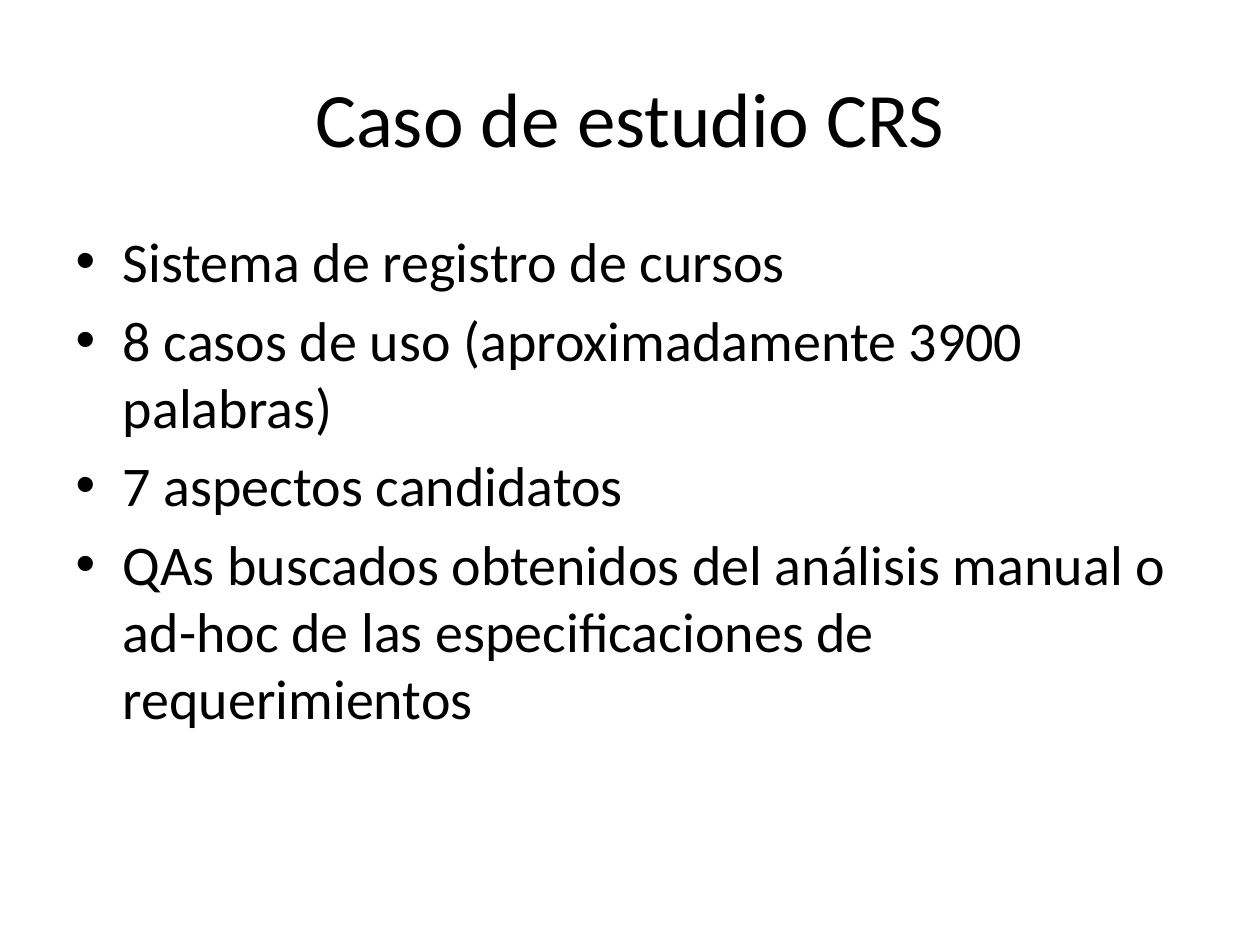
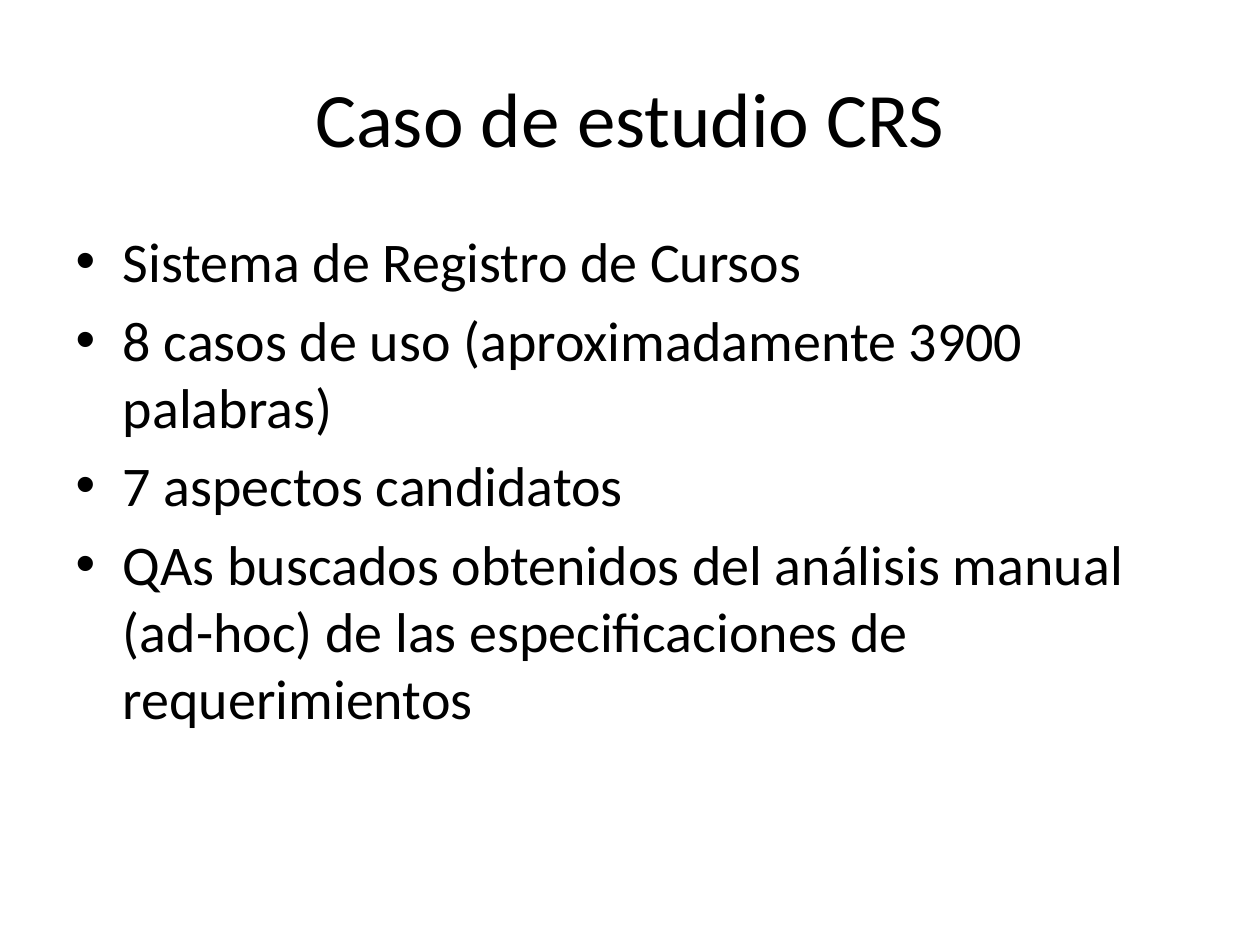
Before and after one commit to alejandrorago/qatesis2, a slide deck: slide 14 of Capitulos Finales/filiminasPeladas.pptx. Drawn at 1260x945 pixels with LibreOffice and Linux fonts; fonts in the diff are those of the drawing. Boxes give left, top, right and bottom in pixels: in the first picture for what was removed or moved away, otherwise in the second. Text is boxed around its words. In the diff, an @@ line names an element or a change of style, - is before the commit and + after.

```diff
--- a/Capitulos Finales/filiminasPeladas.pptx
+++ b/Capitulos Finales/filiminasPeladas.pptx
@@ text at [123,243,801,292]: text changed @@
-• Sistema de registro de cursos
+• Sistema de Registro de Cursos
@@ text at [123,546,1123,728]: text changed @@
-• QAs buscados obtenidos del análisis manual o ad-hoc de las especificaciones de requerimientos
+• QAs buscados obtenidos del análisis manual (ad-hoc) de las especificaciones de requerimientos
```
Also in this commit, not shown: 9 other slides changed, 1 slide removed.
